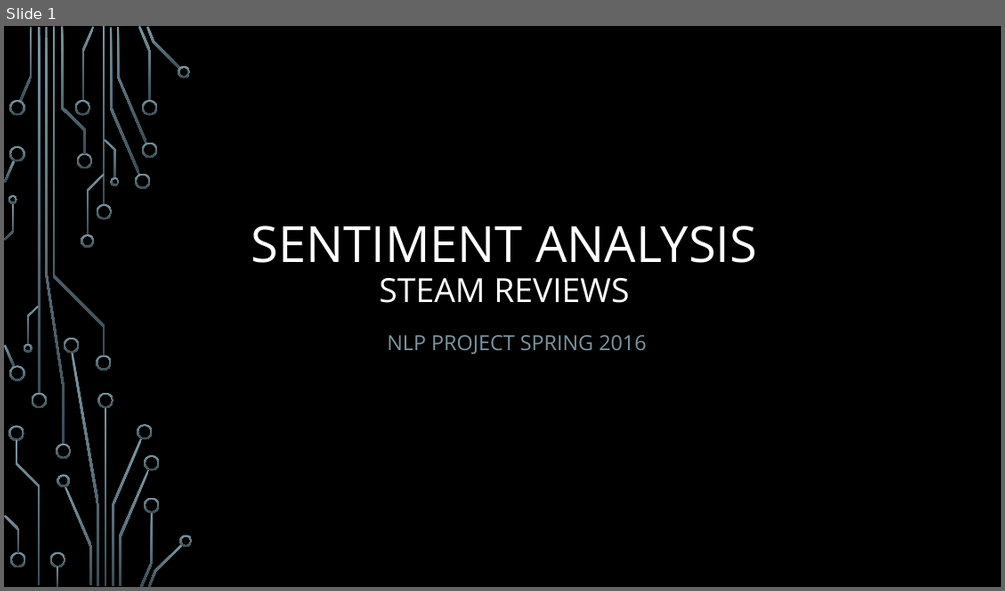
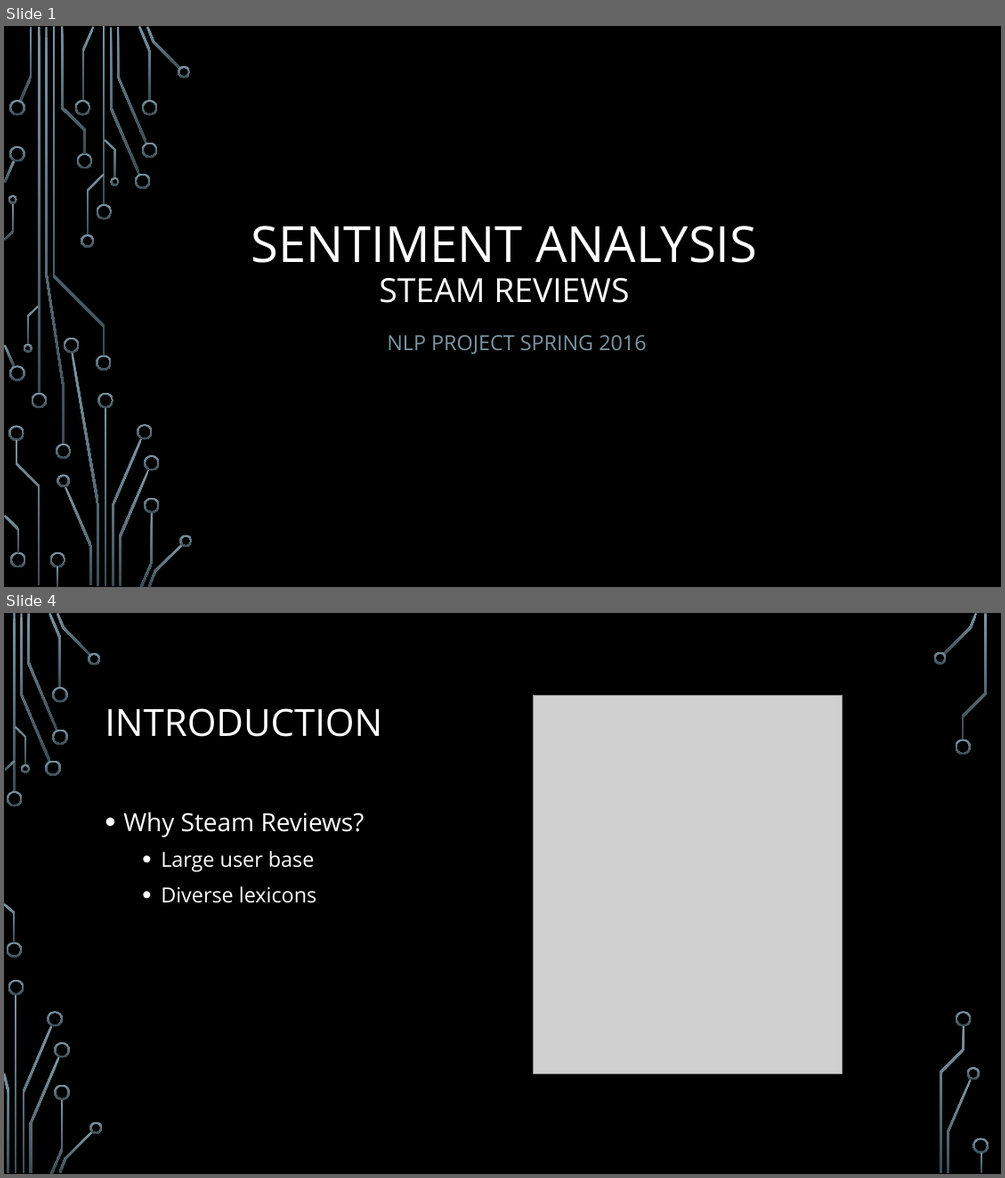
Before and after one commit to cypherix93/nlp-steam-reviews-analysis, a slide deck: docs/Presentation.pptx. Shown one above the other, each under a label of ours: slide 1 before the commit, slides 1 and 4 after it; the slides between them are not shown. The pictures are 1005x591 and 1005x1178 pixels, drawn with LibreOffice and Linux fonts; fonts in the diff are those of the drawing; grey boxes stand for pictures; background and template pictures are left out. Boxes give left, top, right and bottom in pixels: in the first picture for what was removed or moved away, otherwise in the second. Text is boxed around its words. In the diff, an @@ line names an element or a change of style, - is before the commit and + after.

```diff
--- a/docs/Presentation.pptx
+++ b/docs/Presentation.pptx
@@ slide 4 added at bbox=[4, 613, 1001, 1174], background picture (left out) @@
@@ title added at bbox=[105, 708, 382, 737], 36 pt, text #FFFFFF @@
+INTRODUCTION
@@ picture added at bbox=[534, 695, 842, 1074] @@
@@ text added at bbox=[123, 811, 364, 903], 20 pt, text #FFFFFF @@
+• Why Steam Reviews?
+  • Large user base
+  • Diverse lexicons
@@ group added at bbox=[4, 613, 989, 1174]: 33 freeform shapes, 3 rectangles @@
```
Also in this commit, not shown: 3 slides changed, 4 other slides added, 4 slides removed, 1 other file.
